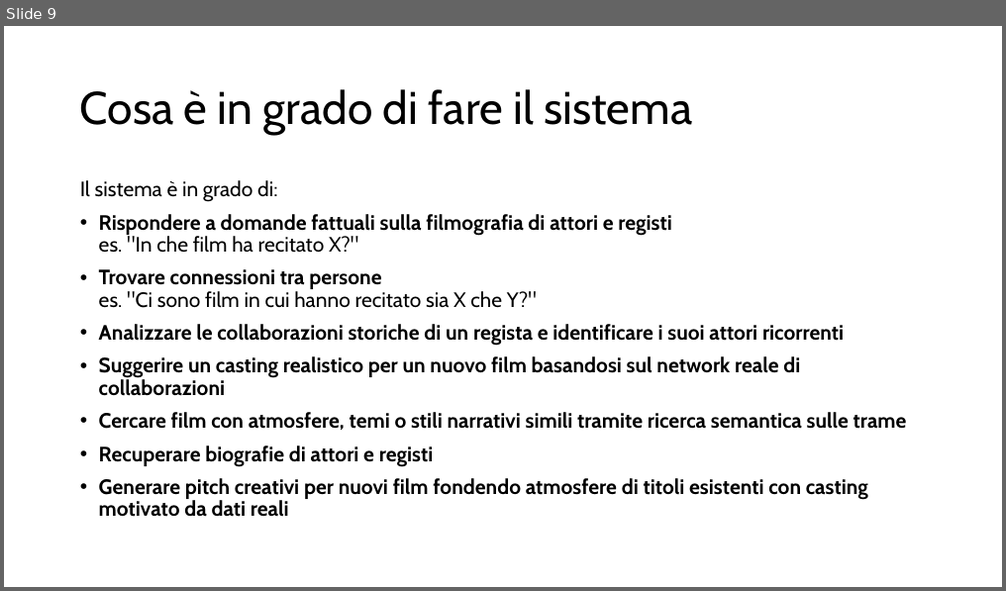
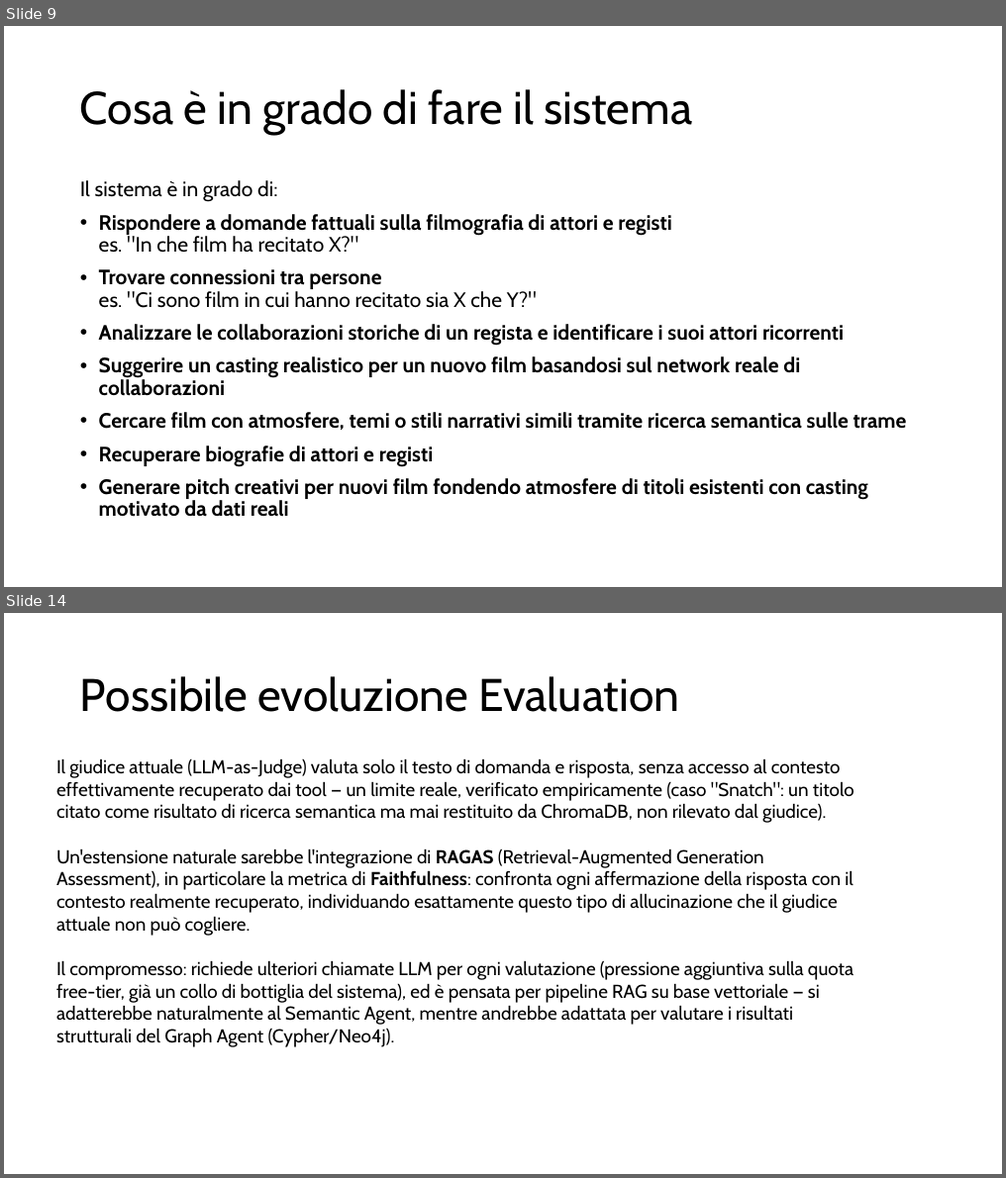
Before and after one commit to piermarone22/ProgettoAgenticAI-CinemaGraphRAG, a slide deck: Presentazione/Progetto_AgenticAI.pptx. Shown one above the other, each under a label of ours: slide 9 before the commit, slides 9 and 14 after it; the slides between them are not shown. The pictures are 1006x591 and 1006x1178 pixels, drawn with LibreOffice and Linux fonts; fonts in the diff are those of the drawing. Boxes give left, top, right and bottom in pixels: in the first picture for what was removed or moved away, otherwise in the second. Text is boxed around its words. In the diff, an @@ line names an element or a change of style, - is before the commit and + after.

```diff
--- a/Presentazione/Progetto_AgenticAI.pptx
+++ b/Presentazione/Progetto_AgenticAI.pptx
@@ slide 14 added at [4,613,1002,1174], background #FFFFFF @@
@@ title added at [80,676,679,712], 44 pt, text #000000 @@
+Possibile evoluzione Evaluation
@@ text added at [56,759,854,1048], 18 pt, text #000000 @@
+Il giudice attuale (LLM-as-Judge) valuta solo il testo di domanda e risposta, senza accesso al contesto effettivamente recuperato dai tool — un limite reale, verificato empiricamente (caso "Snatch": un titolo citato come risultato di ricerca semantica ma mai restituito da ChromaDB, non rilevato dal giudice).
+Un'estensione naturale sarebbe l'integrazione di RAGAS (Retrieval-Augmented Generation Assessment), in particolare la metrica di Faithfulness: confronta ogni affermazione della risposta con il contesto realmente recuperato, individuando esattamente questo tipo di allucinazione che il giudice attuale non può cogliere.
+Il compromesso: richiede ulteriori chiamate LLM per ogni valutazione (pressione aggiuntiva sulla quota free-tier, già un collo di bottiglia del sistema), ed è pensata per pipeline RAG su base vettoriale — si adatterebbe naturalmente al Semantic Agent, mentre andrebbe adattata per valutare i risultati strutturali del Graph Agent (Cypher/Neo4j).
```
Also in this commit, not shown: 3 slides changed, 5 other slides added, 3 slides removed, 10 other files.
